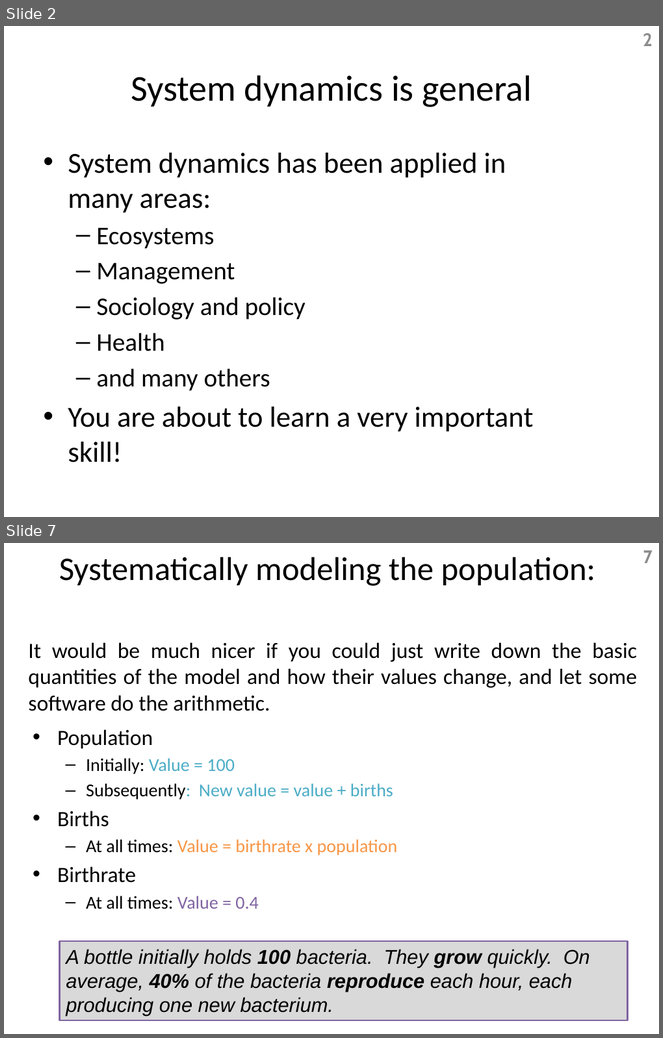
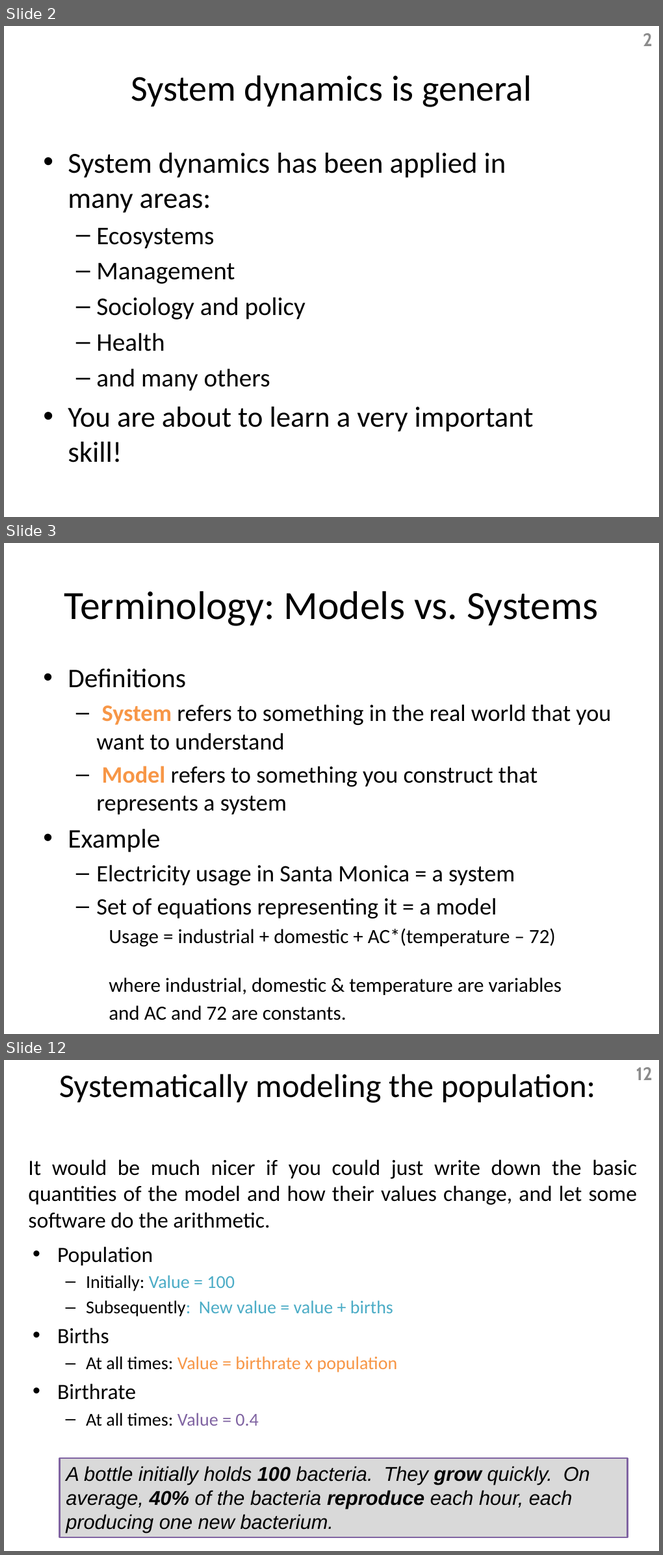
Before and after one commit to Dragoon-Lab/LaitsV3, a slide deck: help/IntroductionSlides.pptx. Shown one above the other, each under a label of ours: slides 2 and 7 before the commit, slides 2, 3 and 12 after it; the slides between them are not shown. The pictures are 663x1038 and 663x1555 pixels, drawn with LibreOffice and Linux fonts; fonts in the diff are those of the drawing. Boxes give left, top, right and bottom in pixels: in the first picture for what was removed or moved away, otherwise in the second. Text is boxed around its words. In the diff, an @@ line names an element or a change of style, - is before the commit and + after.

```diff
--- a/help/IntroductionSlides.pptx
+++ b/help/IntroductionSlides.pptx
@@ slide 3 added at [4, 543, 659, 1034], background #FFFFFF @@
@@ title added at [64, 591, 598, 626], 44 pt, text #000000 @@
+Terminology: Models vs. Systems
@@ text added at [68, 668, 611, 1021], 25.9 pt, text #000000 @@
+• Definitions
+  – System refers to something in the real world that you want to understand
+  – Model refers to something you construct that represents a system
+• Example
+  – Electricity usage in Santa Monica = a system
+  – Set of equations representing it = a model
+    Usage = industrial + domestic + AC*(temperature – 72)
+    where industrial, domestic & temperature are variables
+    and AC and 72 are constants.
@@ what was slide 7 is now slide 12 @@
@@ page number at [636, 1067, 653, 1080]: text changed @@
-7
+12
```
Also in this commit, not shown: 4 slides changed, 12 other slides added, 64 slides removed, 10 other files.
